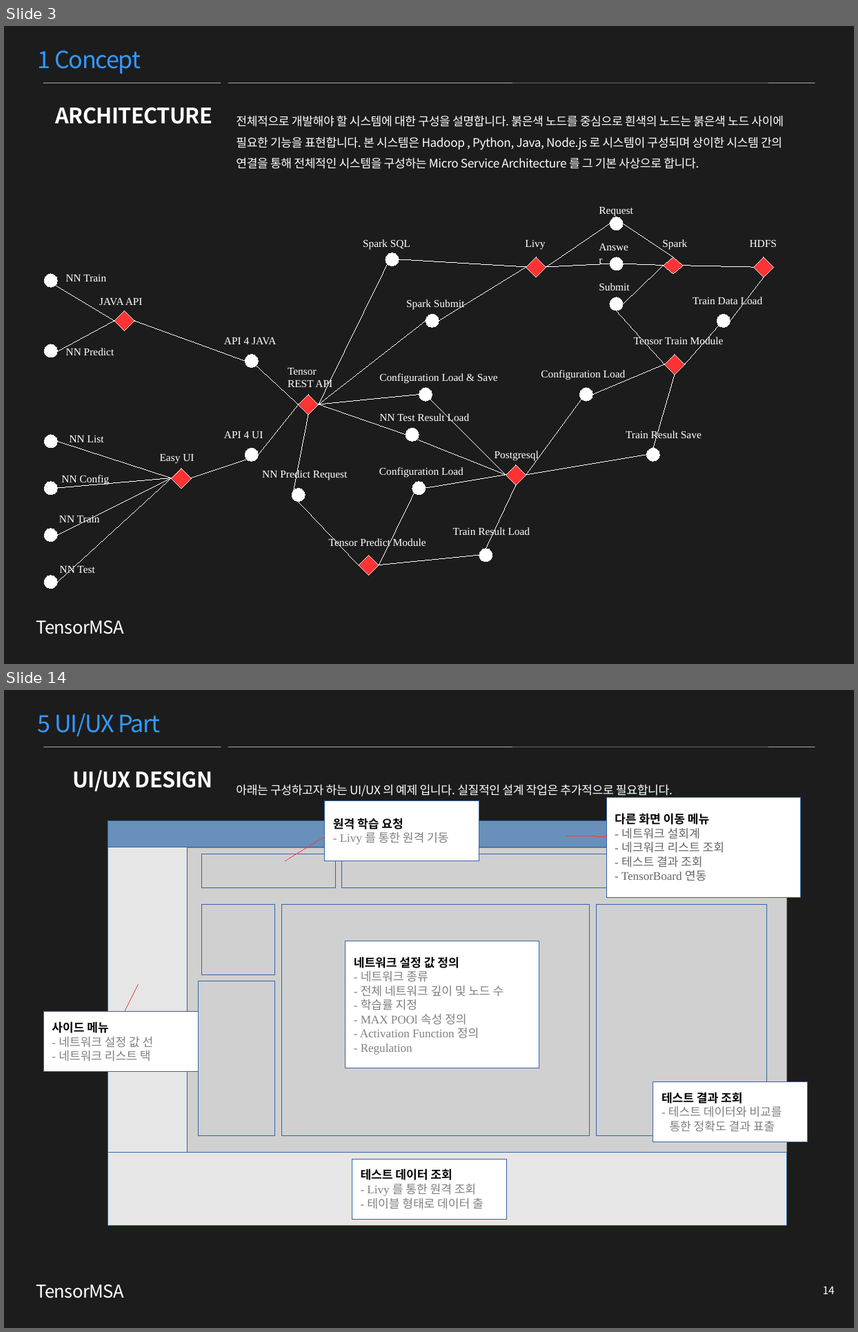
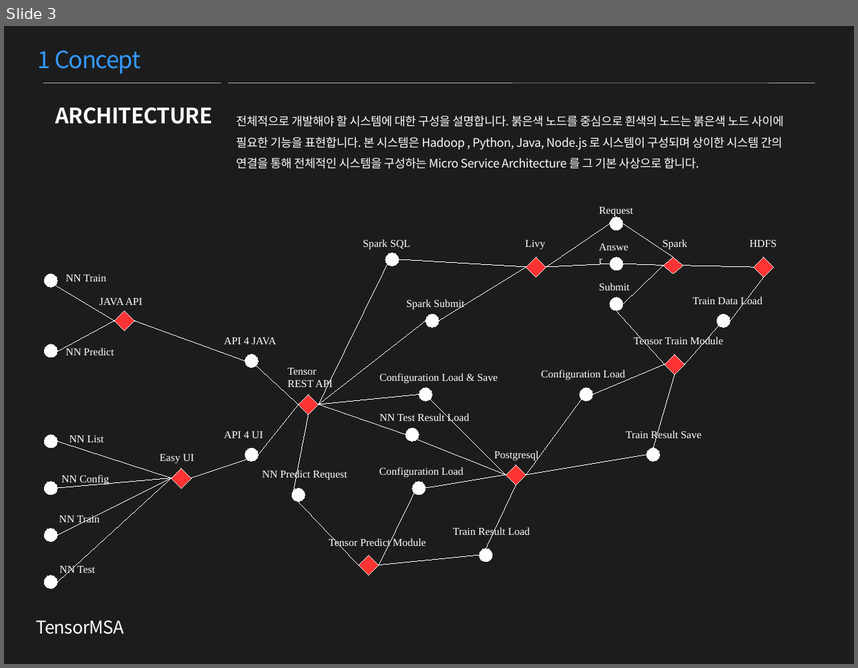
Before and after one commit to TensorMSA/tensormsa_old, a slide deck: TensorMSA.pptx. Shown one above the other, each under a label of ours: slides 3 and 14 before the commit, slide 3 after it; the slides between them are not shown. The pictures are 858x1332 and 858x668 pixels, drawn with LibreOffice and Linux fonts; fonts in the diff are those of the drawing; grey boxes stand for pictures. Boxes give left, top, right and bottom in pixels: in the first picture for what was removed or moved away, otherwise in the second. Text is boxed around its words. In the diff, an @@ line names an element or a change of style, - is before the commit and + after.

Commit message:
update project design contents

```diff
--- a/TensorMSA.pptx
+++ b/TensorMSA.pptx
@@ slide 14 removed at (4,690,854,1328), background #1C1C1C @@
@@ text removed at (38,713,161,736) @@
-5 UI/UX Part
@@ line removed from (44, 747) to (221, 747) @@
@@ line removed from (228, 747) to (815, 747) @@
@@ text removed at (73,770,212,791) @@
-UI/UX DESIGN
@@ text removed at (236,784,673,798) @@
-아래는 구성하고자 하는 UI/UX 의 예제 입니다. 실질적인 설계 작업은 추가적으로 필요합니다.
@@ rectangle removed at (324,800,479,861) @@
-원격 학습 요청
-- Livy 를 통한 원격 기동
@@ rectangle removed at (606,797,800,898) @@
-다른 화면 이동 메뉴
-- 네트워크 설회계
-- 네크워크 리스트 조회
-- 테스트 결과 조회
-- TensorBoard 연동
@@ rectangle removed at (107,821,787,847) @@
@@ rectangle removed at (107,847,187,1152) @@
@@ picture removed at (187,847,787,1152) @@
@@ rectangle removed at (201,854,335,887) @@
@@ line removed from (286, 861) to (324, 836) @@
@@ rectangle removed at (342,854,737,887) @@
@@ line removed from (566, 836) to (606, 836) @@
@@ rectangle removed at (201,904,275,975) @@
@@ rectangle removed at (282,904,590,1136) @@
@@ rectangle removed at (597,904,767,1136) @@
@@ rectangle removed at (346,940,539,1068) @@
-네트워크 설정 값 정의
-- 네트워크 종류
-- 전체 네트워크 깊이 및 노드 수
-- 학습률 지정
-- MAX POOl 속성 정의
-- Activation Function 정의
-- Regulation
@@ line removed from (125, 1012) to (137, 984) @@
@@ rectangle removed at (198,982,275,1136) @@
@@ rectangle removed at (44,1012,199,1072) @@
-사이드 메뉴
-- 네트워크 설정 값 선
-- 네트워크 리스트 택
@@ rectangle removed at (653,1082,808,1142) @@
-테스트 결과 조회
-- 테스트 데이터와 비교를
-통한 정확도 결과 표출
@@ rectangle removed at (107,1152,787,1225) @@
@@ rectangle removed at (352,1159,506,1219) @@
-테스트 데이터 조회
-- Livy 를 통한 원격 조회
-- 테이블 형태로 데이터 출
@@ text removed at (36,1284,125,1298) @@
-TensorMSA
@@ page number removed at (823,1285,835,1294) @@
-14
```
Also in this commit, not shown: 7 slides changed, 11 slides added, 6 other slides removed.
